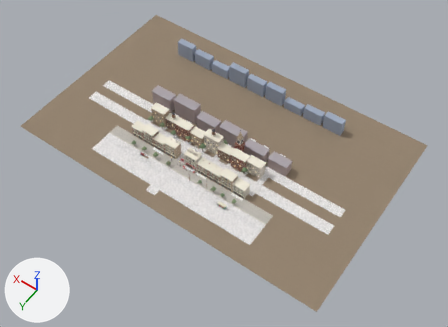
A saved change to the glTF model public/assets/models/coca-cola-diorama.glb.
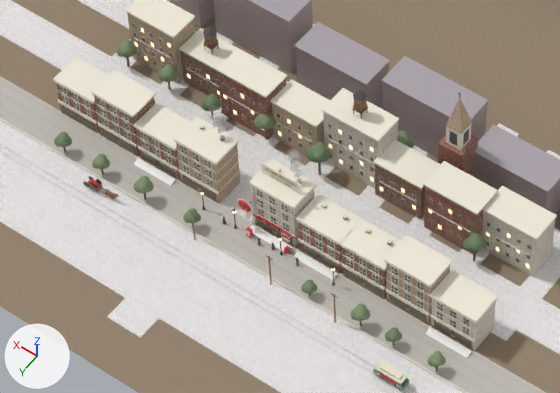
Each version appears first whole from a 50 mm lens placed at (-164.7, 195.6, 327.8), pointed at (-12.7, -17.3, -6.7), and next in a close-up on the part from 26% to 60% of the width and 32% to 64% of the height. The axes (+X, +Y, +Z) are drawn at lower left. The lights are the same throughout. The older version's two pictures come first. Where no turn or scale is listed for an object, it has been applied to the vertices. Vertices at exactly the same position are counted once.
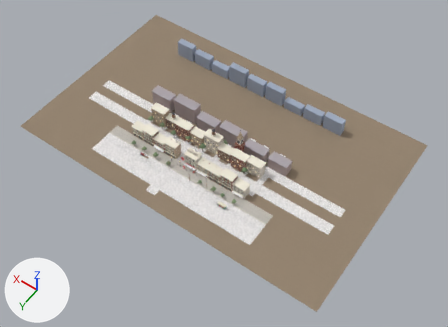
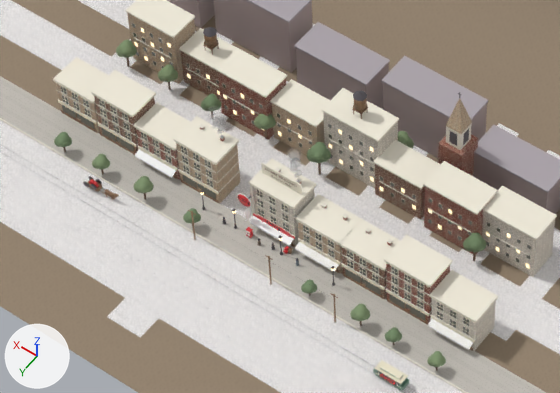
Changed parts and their boxes [x1, y1, x2, y2] in the close-ups (560 x 393 px):
'West4_awn', surface changed, moved
    before: [426, 328, 471, 358]
    after: [428, 318, 473, 349]
'Annex_awn', moved
    before: [294, 251, 337, 280]
    after: [295, 242, 339, 270]
'East1_awn', moved
    before: [134, 158, 175, 186]
    after: [135, 149, 176, 177]
'West3_shell', recoloured
    both: [389, 264, 450, 322]
'Pharmacy_awn', moved
    before: [250, 225, 292, 254]
    after: [250, 216, 294, 245]
'Annex_shell', recoloured
    both: [300, 223, 338, 260]
'East3_shell', recoloured
    both: [58, 84, 95, 125]
'Btn_disc', moved
    before: [238, 200, 251, 212]
    after: [238, 194, 250, 207]
'East3_pil', recoloured
    both: [92, 103, 100, 133]
'West3_pil', recoloured
    both: [427, 287, 430, 323]
'Btn_logo', moved
    before: [239, 202, 250, 210]
    after: [238, 196, 249, 205]
'West4_val', surface changed, moved
    both: [428, 326, 469, 350]
'Pharmacy_val', moved
    before: [250, 223, 290, 247]
    after: [250, 223, 290, 246]
'Annex_val', moved
    before: [295, 249, 335, 273]
    after: [295, 249, 335, 272]
'Btn_rim', moved
    before: [237, 199, 252, 212]
    after: [237, 193, 251, 207]
'East1_val', moved
    both: [135, 156, 172, 178]
'East3_pil.001', recoloured
    both: [56, 83, 63, 110]

The change in detail:
me_cube_118 has 8 vertices, 12 faces and spans x -4.5..4.5, y -3.0..3.0, z -4.35..4.35.
me_cube_118 no longer uses material mat_brick2.
me_cube_118 gains material mat_brick4.
me_cube_119 has 8 vertices, 12 faces and spans x -0.25..0.25, y -3.03..3.03, z -4.35..4.35.
me_cube_119 no longer uses material mat_brick2.
me_cube_119 gains material mat_brick4.
me_cube_347 has 8 vertices, 12 faces and spans x -4.5..4.5, y -3.0..3.0, z -5.7..5.7.
me_cube_347 no longer uses material mat_brick4.
me_cube_347 gains material mat_brick2.
me_cube_348 has 8 vertices, 12 faces and spans x -0.25..0.25, y -3.03..3.03, z -5.7..5.7.
me_cube_348 no longer uses material mat_brick4.
me_cube_348 gains material mat_brick2.
me_cube_349 has 8 vertices, 12 faces and spans x -0.25..0.25, y -3.03..3.03, z -5.7..5.7.
me_cube_349 no longer uses material mat_brick4.
me_cube_349 gains material mat_brick2.
me_cube_504 has 8 vertices, 12 faces and spans x -4.35..4.35, y -0.65..0.65, z -0.33..0.33.
me_cube_504 is used by ob_west4_awn; location (-38.5, 4.4, 0.4).
me_cube_504 part 1: texture (UV) coordinates of 12 of 12 faces, centred in x -4.35..4.35, y -0.64..0.64, z -0.31..0.31, changed; they spanned u -47.61..5.57, v 0.09..5.57 and now span u -47.61..4.96, v 2.28..4.96.
me_cube_507 has 8 vertices, 12 faces and spans x -4.3..4.3, y -0.03..0.03, z -0.16..0.16.
me_cube_507 is used by ob_west4_val; location (-38.5, 4.4, 1.8).
me_cube_507 part 2: texture (UV) coordinates of 8 of 12 faces, centred in x -4.3..4.3, y -0.03..0.03, z -0.05..0.05, changed; they spanned u -47.56..4.92, v 1.8..2.16 and now span u -47.56..4.92, v 1.92..2.28.
me_cube_669 has 8 vertices, 12 faces and spans x -4.5..4.5, y -3.0..3.0, z -4.35..4.35.
me_cube_669 no longer uses material mat_brick2.
me_cube_669 gains material mat_brick4.
me_cube_670 has 8 vertices, 12 faces and spans x -0.25..0.25, y -3.03..3.03, z -4.35..4.35.
me_cube_670 no longer uses material mat_brick2.
me_cube_670 gains material mat_brick4.
me_cube_671 has 8 vertices, 12 faces and spans x -0.25..0.25, y -3.03..3.03, z -4.35..4.35.
me_cube_671 no longer uses material mat_brick2.
me_cube_671 gains material mat_brick4.
Object 'Pharmacy_awn' (ob_pharmacy_awn) moves from (0.0, 4.4, 0.4) to (0.0, 3.8, 2.4).
Object 'Pharmacy_val' (ob_pharmacy_val) moves from (0.0, 4.4, 1.8) to (0.0, 4.4, 1.9).
Object 'CornerArm' (ob_cornerarm) moves from (4.7, 4.0, 6.6) to (4.7, 4.0, 8.1).
Object 'Btn_rim' (ob_btn_rim) moves from (5.1, 4.7, 6.6) to (5.1, 4.7, 8.1).
Object 'Btn_disc' (ob_btn_disc) moves from (5.1, 4.7, 6.6) to (5.1, 4.7, 8.1).
Object 'Btn_logo' (ob_btn_logo) moves from (5.1, 4.8, 6.6) to (5.1, 4.8, 8.1).
Object 'Annex_awn' (ob_annex_awn) moves from (-10.0, 4.4, 0.4) to (-10.0, 3.8, 2.4).
Object 'Annex_val' (ob_annex_val) moves from (-10.0, 4.4, 1.8) to (-10.0, 4.4, 1.9).
Object 'West4_awn' (ob_west4_awn) moves from (-38.5, 4.4, 0.4) to (-38.5, 3.8, 2.4).
Object 'West4_val' (ob_west4_val) moves from (-38.5, 4.4, 1.8) to (-38.5, 4.4, 1.9).
Object 'East1_awn' (ob_east1_awn) moves from (26.5, 4.4, 0.4) to (26.5, 3.8, 2.4).
Object 'East1_val' (ob_east1_val) moves from (26.5, 4.4, 1.8) to (26.5, 4.4, 1.9).
